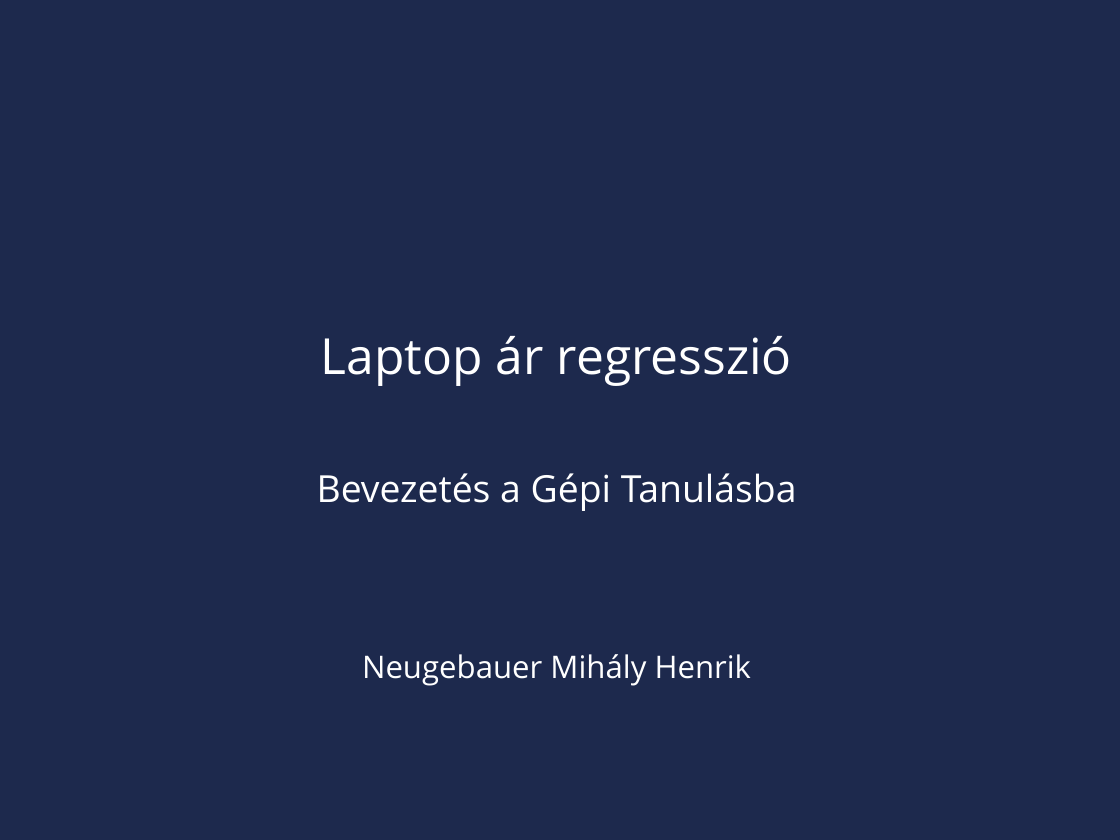
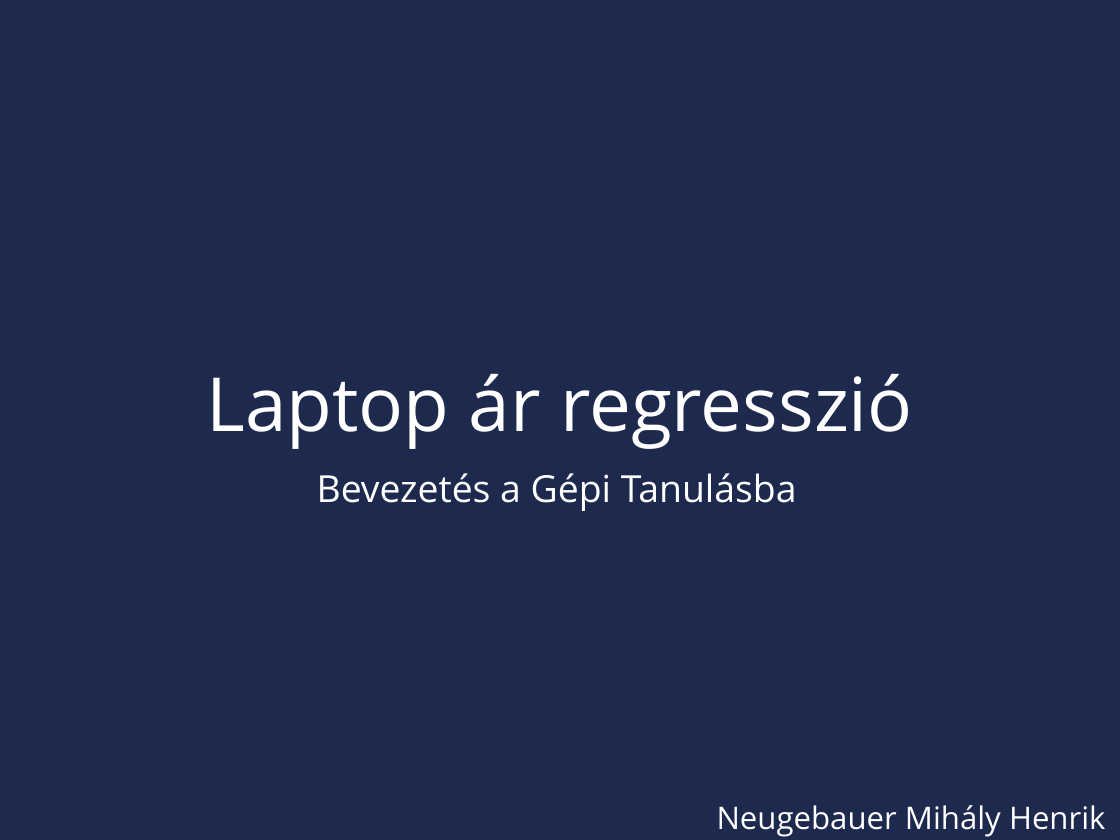
Before and after one commit to Miskota/Kaggle-laptop, a slide deck: slide 1 of laptop_regression.pptx. Drawn at 1120x840 pixels with LibreOffice and Linux fonts; fonts in the diff are those of the drawing; background and template pictures are left out. Boxes give left, top, right and bottom in pixels: in the first picture for what was removed or moved away, otherwise in the second. Text is boxed around its words. In the diff, an @@ line names an element or a change of style, - is before the commit and + after.

```diff
--- a/laptop_regression.pptx
+++ b/laptop_regression.pptx
@@ title "Laptop ár regresszió": place and size @@
-title "Laptop ár regresszió" at [321, 336, 792, 386]
+title "Laptop ár regresszió" at [207, 373, 913, 449]
@@ title "Laptop ár regresszió" at [207, 373, 913, 449]: size 32 to 48 pt @@
@@ text "Neugebauer Mihály Henrik": place and size @@
-text "Neugebauer Mihály Henrik" at [362, 654, 752, 686]
+text "Neugebauer Mihály Henrik" at [717, 805, 1106, 837]
```
Also in this commit, not shown: 6 other slides changed, 5 slides added, 2 slides removed, 7 other files.
